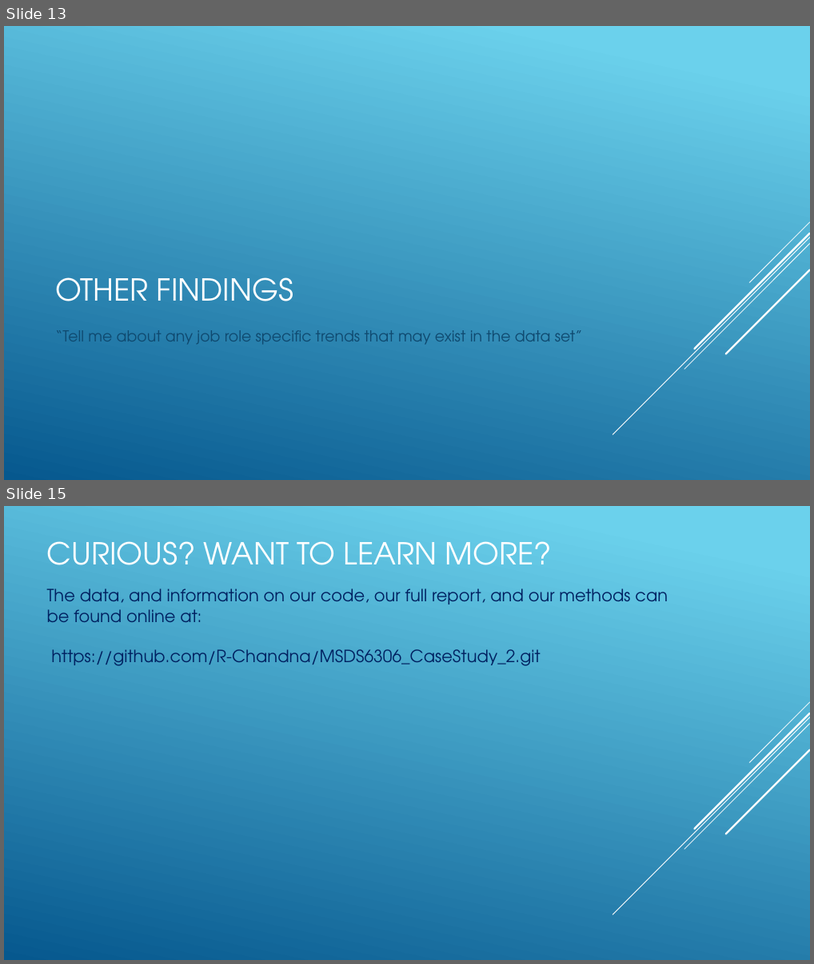
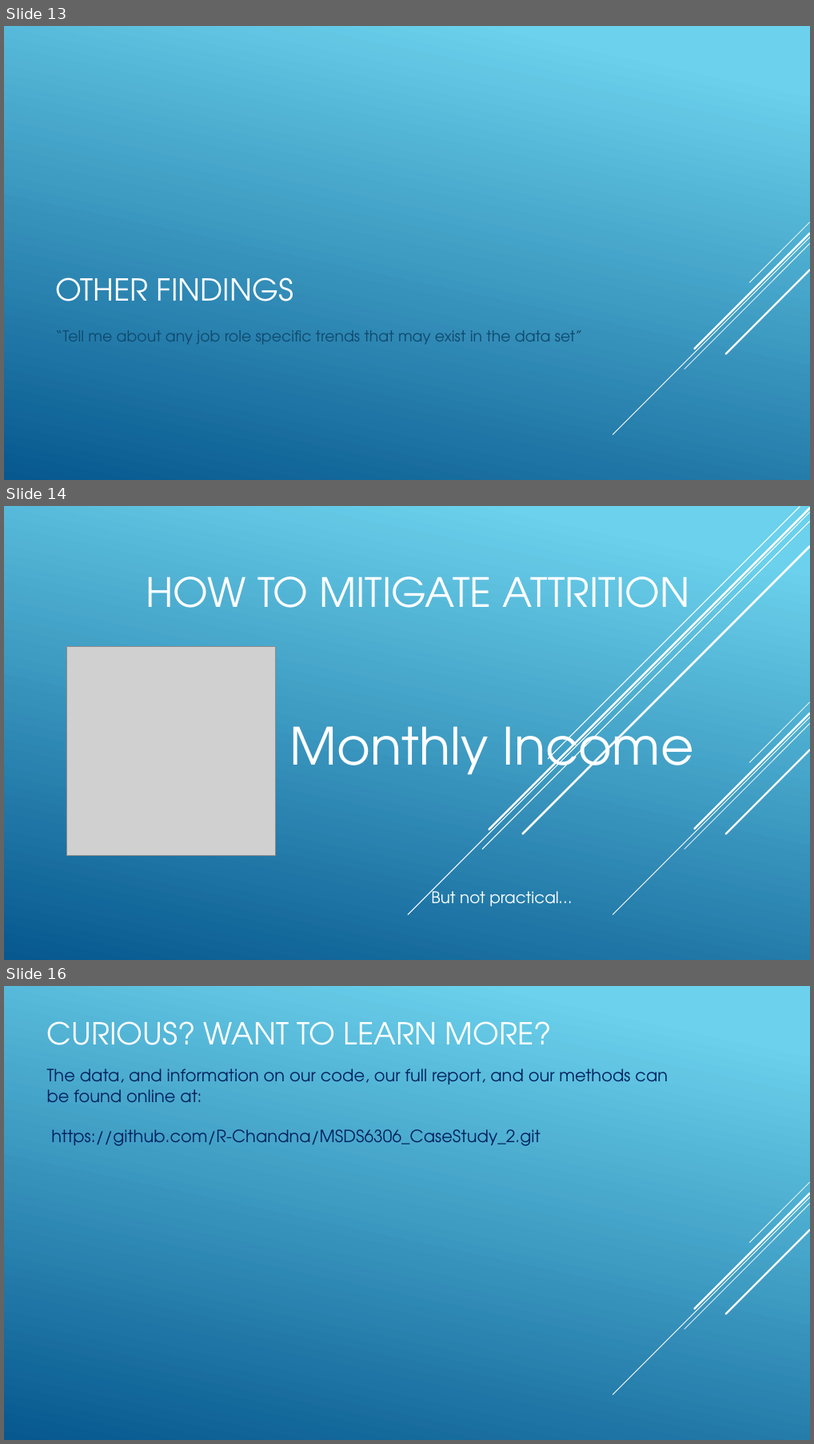
Before and after one commit to R-Chandna/MSDS6306_CaseStudy_2, a slide deck: Attrition_Case_Study_2_pptx_TAJAR_IP.pptx. Shown one above the other, each under a label of ours: slides 13 and 15 before the commit, slides 13, 14 and 16 after it; the slides between them are not shown. The pictures are 814x964 and 814x1444 pixels, drawn with LibreOffice and Linux fonts; fonts in the diff are those of the drawing; grey boxes stand for pictures. Boxes give left, top, right and bottom in pixels: in the first picture for what was removed or moved away, otherwise in the second. Text is boxed around its words. In the diff, an @@ line names an element or a change of style, - is before the commit and + after.

```diff
--- a/Attrition_Case_Study_2_pptx_TAJAR_IP.pptx
+++ b/Attrition_Case_Study_2_pptx_TAJAR_IP.pptx
@@ slide 14 added at <box>4,506,810,960</box>, background gradient #6ED2EB to #06588E @@
@@ line added from (810, 512) to (408, 914), #FFFFFF 1 pt @@
@@ line added from (810, 521) to (482, 849), #FFFFFF 1 pt @@
@@ line added from (810, 508) to (489, 829), #FFFFFF 2.5 pt @@
@@ line added from (800, 507) to (549, 759), #FFFFFF 1 pt @@
@@ line added from (810, 547) to (523, 834), #FFFFFF 2.5 pt @@
@@ title added at <box>146,576,690,627</box>, 48 pt, text #FFFFFF @@
+HOW TO MITIGATE ATTRITION
@@ picture added at <box>67,646,276,855</box> @@
@@ text added at <box>290,712,694,788</box>, 61 pt, text #FFFFFF @@
+  Monthly Income
@@ group added at <box>613,702,810,914</box>: 5 lines @@
@@ text added at <box>431,887,572,906</box>, 19 pt, text #FFFFFF @@
+But not practical…
@@ what was slide 15 is now slide 16 @@
```
Also in this commit, not shown: 2 other slides added, 2 slides removed, 5 other files.
